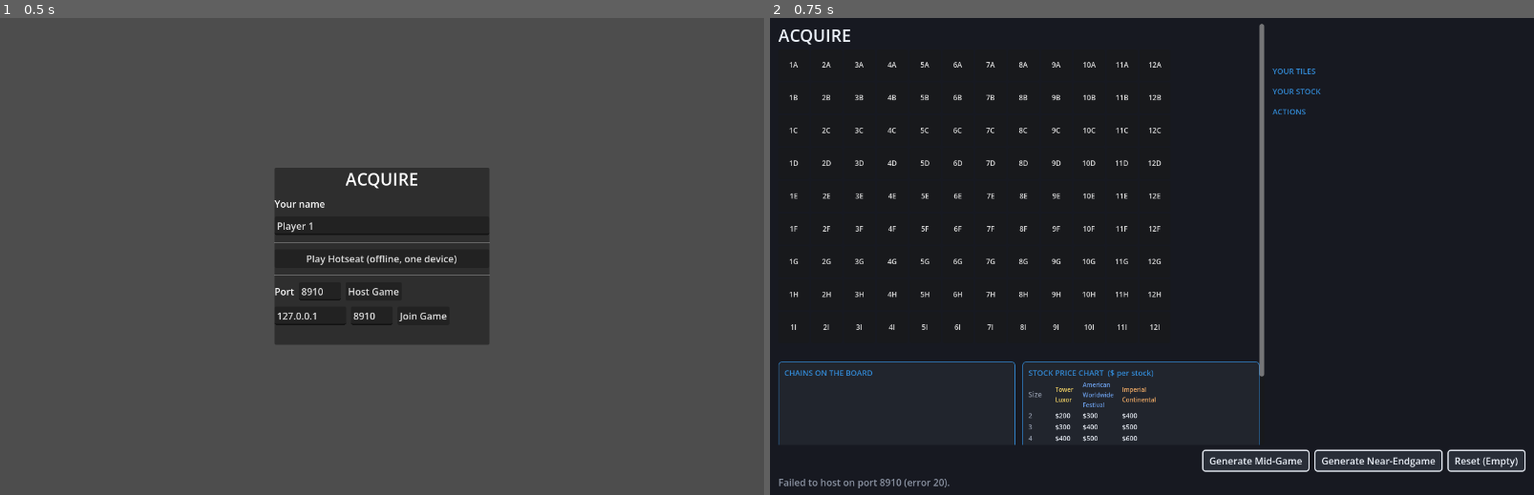
Above: before the commit, frames 1-2 (left to right).
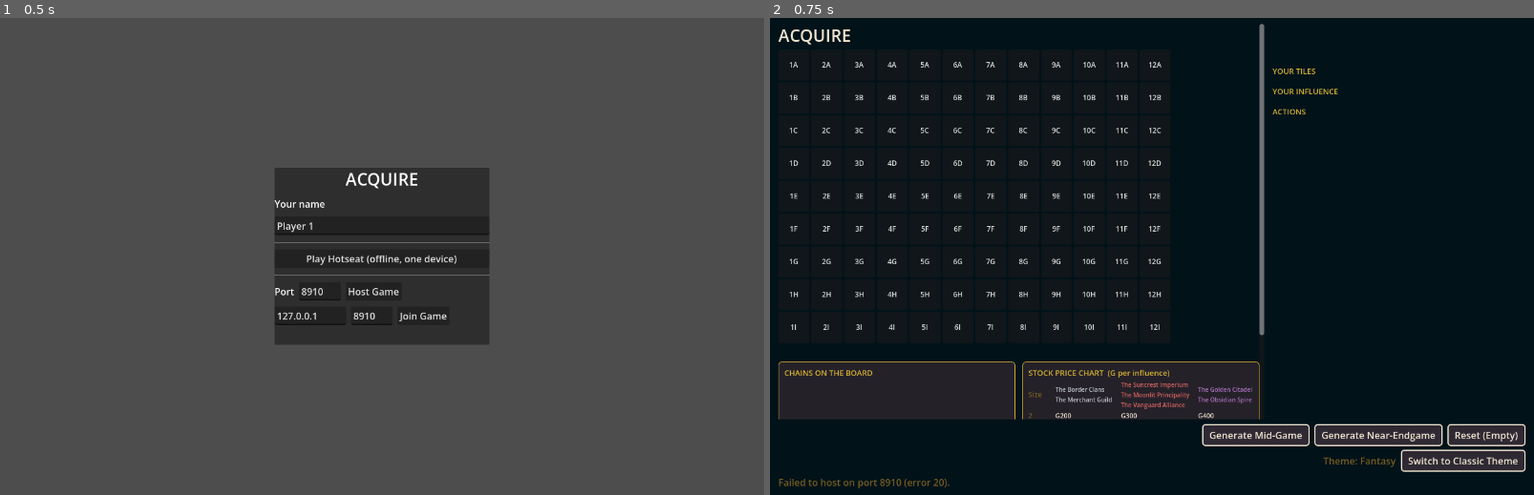
Above: after the commit, the same moments.

Repository: leondaki/bcquire
Game: Godot game, scene res://ui/menu/MainMenu.tscn
Same seed, same stepped clock (60 frames per second), same inputs: the game is played once before the commit and once after it.
Inputs:
- Up to frame 1 (0.5 s): no input
- Up to frame 2 (0.75 s): click "Host Game" at 0.5 s

Frame 1 is identical in both runs. In frame 2, 6.8% of the frame differs, in the area x 1-99%, y 2-99%.

Commit message:
M5: Fix FantasyTheme compile errors, add fantasy_theme.tres, add theme toggle
FantasyTheme redeclared @export fields already on its parent ThemeDef,
which GDScript rejects; values are now set in _init() instead. Adds
theme/fantasy_theme.tres so the new theme is loadable, diversifies
chain_colors away from mostly-gold into distinct hues, and adds a
footer button in ui/game/game.gd to switch between Classic and Fantasy
at runtime (purely cosmetic, rebuilds the UI from the new ThemeDef;
disabled once networked since the lobby-status text has no single
source of truth to rebuild from). The rebuild is deferred via
call_deferred since running it inline inside the button's own "pressed"
handler frees the button's node tree mid-signal-emission, which crashes
the engine.

Diff:
--- a/theme/fantasy_theme.gd
+++ b/theme/fantasy_theme.gd
@@ -3,51 +3,47 @@
 ## Medieval/fantasy re-theming of Acquire. Chains renamed to fantasy kingdoms,
 ## colors adjusted to a rich, darker palette with golds and jewel tones.
 ## Terminology swapped to fit fantasy setting (Kingdoms instead of Corporations, etc.)
+##
+## All themeable fields are already declared as @export vars on the parent
+## ThemeDef, so this subclass only overrides their default values in _init()
+## instead of re-declaring them (GDScript does not allow a child class to
+## redeclare a member that already exists on its parent).
 
-## --- Base palette (medieval aesthetic) ---
-@export var color_background: Color = Color(0.08, 0.07, 0.09, 1.0)         # deep charcoal
-@export var color_empty: Color = Color(0.18, 0.16, 0.20, 1.0)              # stone/slate
-@export var color_lone_tile: Color = Color(0.64, 0.60, 0.48, 1.0)          # parchment
-@export var color_hover: Color = Color(0.36, 0.32, 0.40, 1.0)              # highlighted stone
-@export var color_placed: Color = Color(0.86, 0.72, 0.20, 1.0)             # bright gold (drop target)
-@export var color_playable: Color = Color(0.98, 0.85, 0.30, 1.0)           # golden glow (legal squares)
-@export var color_label: Color = Color(0.94, 0.90, 0.82, 1.0)              # cream/parchment text
+func _init() -> void:
+	## --- Base palette (medieval aesthetic) ---
+	color_background = Color(0.008, 0.07, 0.097, 1.0)         # deep charcoal
+	color_empty = Color(0.18, 0.16, 0.20, 1.0)              # stone/slate
+	color_lone_tile = Color(0.465, 0.368, 0.13, 1.0)          # parchment
+	color_hover = Color(0.36, 0.32, 0.40, 1.0)              # highlighted stone
+	color_placed = Color(0.86, 0.72, 0.20, 1.0)             # bright gold (drop target)
+	color_playable = Color(0.98, 0.85, 0.30, 1.0)           # golden glow (legal squares)
+	color_label = Color(0.94, 0.90, 0.82, 1.0)              # cream/parchment text
 
-## --- Per-chain identity (indexed by AcqEnums.ChainId) ---
-@export var chain_names: PackedStringArray = PackedStringArray([
-	"The Border Clans",         # 0 - Tower (military, gray/silver)
-	"The Merchant Guild",       # 1 - Luxor (trade, gold)
-	"The Suncrest Imperium",    # 2 - American (empire, bright gold/yellow)
-	"The Moonlit Principality", # 3 - Worldwide (mystical, silver/blue)
-	"The Vanguard Alliance",    # 4 - Festival (noble coalition, deep blue/purple)
-	"The Golden Citadel",       # 5 - Imperial (wealth/prestige, gold)
-	"The Obsidian Spire",       # 6 - Continental (ancient/dark, obsidian purple/black)
-])
+	## --- Per-chain identity (indexed by AcqEnums.ChainId) ---
+	chain_names = PackedStringArray([
+		"The Border Clans",         # 0 - Tower (military, gray/silver)
+		"The Merchant Guild",       # 1 - Luxor (trade, gold)
+		"The Suncrest Imperium",    # 2 - American (empire, bright gold/yellow)
+		"The Moonlit Principality", # 3 - Worldwide (mystical, silver/blue)
+		"The Vanguard Alliance",    # 4 - Festival (noble coalition, deep blue/purple)
+		"The Golden Citadel",       # 5 - Imperial (wealth/prestige, gold)
+		"The Obsidian Spire",       # 6 - Continental (ancient/dark, obsidian purple/black)
+	])
 
-@export var chain_colors: PackedColorArray = PackedColorArray([
-	Color(0.68, 0.72, 0.74),    # Border Clans     - steel gray
-	Color(0.92, 0.78, 0.24),    # Merchant Guild   - merchant gold
-	Color(0.98, 0.82, 0.18),    # Suncrest         - bright sun gold
-	Color(0.76, 0.82, 0.92),    # Lunaria          - moonlit silver/blue
-	Color(0.48, 0.58, 0.88),    # Vanguard         - noble blue/purple
-	Color(0.96, 0.80, 0.20),    # Golden Citadel   - pure gold
-	Color(0.42, 0.32, 0.62),    # Obsidian Spire   - dark obsidian purple
-])
+	chain_colors = PackedColorArray([
+		Color(0.65, 0.68, 0.72),    # Border Clans     - steel gray
+		Color(0.85, 0.65, 0.15),    # Merchant Guild   - amber gold
+		Color(0.80, 0.20, 0.18),    # Suncrest         - crimson red
+		Color(0.20, 0.40, 0.78),    # Moonlit Princip. - deep blue
+		Color(0.20, 0.55, 0.30),    # Vanguard         - forest green
+		Color(0.55, 0.25, 0.65),    # Golden Citadel   - royal purple
+		Color(0.15, 0.55, 0.58),    # Obsidian Spire   - dark teal
+	])
 
-## --- Terminology replacements (fantasy setting) ---
-@export var term_corporation: String = "Kingdom"
-@export var term_stock: String = "Influence"
-@export var term_stockholder: String = "Patron"
-@export var term_money: String = "Gold"
-@export var term_merger: String = "Annexation"
-@export var currency_symbol: String = "G"
-
-func chain_name(chain: int) -> String:
-	if chain >= 0 and chain < chain_names.size():
-		return chain_names[chain]
-	return "—"
-
-func chain_color(chain: int) -> Color:
-	if chain >= 0 and chain < chain_colors.size():
-		return chain_colors[chain]
-	return color_lone_tile
+	## --- Terminology replacements (fantasy setting) ---
+	term_corporation = "Kingdom"
+	term_stock = "Influence"
+	term_stockholder = "Patron"
+	term_money = "Gold"
+	term_merger = "Annexation"
+	currency_symbol = "G"
--- /dev/null
+++ b/theme/fantasy_theme.tres
@@ -0,0 +1,6 @@
+[gd_resource type="Resource" script_class="FantasyTheme" load_steps=2 format=3]
+
+[ext_resource type="Script" path="res://theme/fantasy_theme.gd" id="1"]
+
+[resource]
+script = ExtResource("1")
--- a/ui/game/Game.tscn
+++ b/ui/game/Game.tscn
@@ -1,8 +1,8 @@
-[gd_scene load_steps=2 format=3]
+[gd_scene format=3 uid="uid://bywfet0o5xwsj"]
 
-[ext_resource type="Script" path="res://ui/game/game.gd" id="1"]
+[ext_resource type="Script" uid="uid://bppp60aqiripq" path="res://ui/game/game.gd" id="1"]
 
-[node name="Game" type="Control"]
+[node name="Game" type="Control" unique_id=1787660709]
 layout_mode = 3
 anchors_preset = 15
 anchor_right = 1.0
--- a/ui/game/game.gd
+++ b/ui/game/game.gd
@@ -22,7 +22,25 @@
 var session: GameSession
 var _theme: ThemeDef
 
+# Theme toggle (bottom-of-screen footer button): purely cosmetic, swaps which
+# ThemeDef resource is loaded and rebuilds the UI from it. Never touches
+# GameState, so it's safe to use mid-game and even while networked.
+const THEME_PATHS := {
+	"default": "res://theme/default_theme.tres",
+	"fantasy": "res://theme/fantasy_theme.tres",
+}
+const THEME_DISPLAY_NAMES := {
+	"default": "Classic",
+	"fantasy": "Fantasy",
+}
+var _theme_key := "fantasy"
+var _theme_toggle_btn: Button
+
 # UI nodes built in _build_layout().
+var _ui_root: Control          # wraps everything _build_layout() creates, so a
+								# theme-toggle rebuild can free just this and
+								# leave any networking Node (EnetTransport)
+								# added directly under `self` untouched.
 var _board_grid: GridContainer
 var _cells := {}                 # Vector2i -> BoardCell
 var _header_lbl: Label
@@ -73,7 +91,7 @@
 
 
 func _ready() -> void:
-	_theme = load("res://theme/default_theme.tres")
+	_theme = load(THEME_PATHS[_theme_key])
 	_build_layout()
 	if NetConfig.has_pending:
 		_my_player_name = NetConfig.player_name
@@ -117,9 +135,21 @@
 # ===========================================================================
 
 func _build_layout() -> void:
+	# Rebuilding (theme toggle): tear down the previous UI tree in one shot.
+	# free() (not queue_free()) so the old tree is gone before we add the new
+	# one this same frame — otherwise both would briefly coexist and overlap.
+	if _ui_root:
+		_ui_root.free()
+		_cells.clear()
+	_ui_root = Control.new()
+	_ui_root.name = "UiRoot"
+	_ui_root.mouse_filter = Control.MOUSE_FILTER_IGNORE
+	_ui_root.set_anchors_and_offsets_preset(Control.PRESET_FULL_RECT)
+	add_child(_ui_root)
+
 	var bg := ColorRect.new()
 	bg.color = _theme.color_background
-	add_child(bg)
+	_ui_root.add_child(bg)
 	bg.set_anchors_and_offsets_preset(Control.PRESET_FULL_RECT)
 
 	# Guard against the window being resized so small that controls overlap
@@ -132,7 +162,7 @@
 	# container — so the test buttons stay visible no matter how much the
 	# board/sidebar content overflows and has to scroll.
 	var main_vbox := VBoxContainer.new()
-	add_child(main_vbox)
+	_ui_root.add_child(main_vbox)
 	main_vbox.set_anchors_and_offsets_preset(Control.PRESET_FULL_RECT)
 	main_vbox.offset_left = 14
 	main_vbox.offset_top = 10
@@ -229,13 +259,13 @@
 
 	# --- FX overlay (Stage 2): transient animated visuals (tile/stock slides,
 	# merge flashes) render here, above everything else since it's the last
-	# child of the root Control. Lives outside both ScrollContainers so a
-	# tween on its children's global_position isn't distorted by scrolling.
+	# child of _ui_root. Lives outside both ScrollContainers so a tween on its
+	# children's global_position isn't distorted by scrolling.
 	_fx_layer = Control.new()
 	_fx_layer.name = "FxLayer"
 	_fx_layer.mouse_filter = Control.MOUSE_FILTER_IGNORE
 	_fx_layer.set_anchors_and_offsets_preset(Control.PRESET_FULL_RECT)
-	add_child(_fx_layer)
+	_ui_root.add_child(_fx_layer)
 
 func _build_chains_table_box() -> PanelContainer:
 	var box := PanelContainer.new()
@@ -349,8 +379,71 @@
 	_dev_row.add_child(reset)
 	footer.add_child(_dev_row)
 
+	footer.add_child(_build_theme_row())
 	footer.add_child(_build_network_status_row())
 	return footer
+
+## Cosmetic-only theme switcher. Always visible (unlike the dev-tools row,
+## which hides once a remote peer has joined) since swapping ThemeDef never
+## touches GameState — every connected peer can flip their own local skin
+## independently without desyncing anyone.
+func _build_theme_row() -> HBoxContainer:
+	var row := HBoxContainer.new()
+	row.alignment = BoxContainer.ALIGNMENT_END
+	row.add_theme_constant_override("separation", 8)
+
+	var lbl := Label.new()
+	lbl.text = "Theme: %s" % THEME_DISPLAY_NAMES[_theme_key]
+	lbl.add_theme_color_override("font_color", _theme.color_lone_tile)
+	row.add_child(lbl)
+
+	_theme_toggle_btn = _bordered_button(_theme_toggle_label())
+	_theme_toggle_btn.pressed.connect(_on_theme_toggle_pressed)
+	row.add_child(_theme_toggle_btn)
+	_sync_theme_toggle_enabled()
+	return row
+
+func _theme_toggle_label() -> String:
+	var other_key := "default" if _theme_key == "fantasy" else "fantasy"
+	return "Switch to %s Theme" % THEME_DISPLAY_NAMES[other_key]
+
+## Disabled once networked: a rebuild would reset the network-status row's
+## live text (e.g. "Hosting on port X — N joined") back to its just-built
+## default, since that text is set ad hoc by the hosting/joining/lobby
+## handlers rather than recomputed from a single source of truth each
+## refresh. Re-synced from _refresh_all() so the button disables itself the
+## moment _is_networked flips true, without needing a rebuild of its own.
+func _sync_theme_toggle_enabled() -> void:
+	if not _theme_toggle_btn:
+		return
+	_theme_toggle_btn.disabled = _is_networked
+	_theme_toggle_btn.tooltip_text = "Disabled while playing a networked game." if _is_networked else ""
+
+## Swaps the active ThemeDef and rebuilds the UI from it. Ignored mid-
+## animation, since _build_layout() would free _fx_layer nodes a running
+## tween still holds references to. Safe to call with state == null (e.g. a
+## solo lobby before any game has started) — the rebuilt UI just stays in
+## its empty/frozen state; _refresh_all() only runs once there's a real
+## GameState to read from.
+##
+## The actual rebuild is deferred (_rebuild_themed_ui, via call_deferred)
+## rather than run inline here: this function runs INSIDE the toggle
+## button's own "pressed" signal emission, and _build_layout() frees the
+## entire _ui_root tree the button itself lives under — freeing a node
+## while it's still mid-emission of its own signal crashes the engine
+## (Godot's own error for this points at exactly this fix: defer it so the
+## free happens only after the signal has finished propagating).
+func _on_theme_toggle_pressed() -> void:
+	if _animating or _is_networked:
+		return
+	_theme_key = "default" if _theme_key == "fantasy" else "fantasy"
+	_theme = load(THEME_PATHS[_theme_key])
+	call_deferred("_rebuild_themed_ui")
+
+func _rebuild_themed_ui() -> void:
+	_build_layout()
+	if state:
+		_refresh_all()
 
 ## Host-only "Start Networked Game" button + a live status label. Address/
 ## port entry now happens in ui/menu/menu.gd, before this scene is even
@@ -740,6 +833,7 @@
 func _refresh_all() -> void:
 	if _dev_row:
 		_dev_row.visible = _dev_tools_visible()
+	_sync_theme_toggle_enabled()
 	if state == null:
 		return   # joined a networked lobby; waiting for the host's GAME_STARTED
 	_update_playable_hints()
Not shown, added: theme/fantasy_theme.gd.uid
